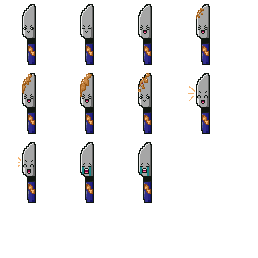
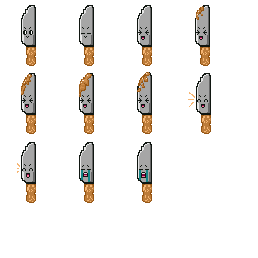
Comparing the layer stacks of the two 258 x 258 images. Changes:
renamed "Rectangle 1" to "Layer 16 Copy 5", painted on it over left=79, top=73, right=94, bottom=134
renamed "Layer 8" to "Layer 8 Copy", moved it above "Layer 16 Copy 4", painted on it over left=21, top=73, right=151, bottom=134
renamed "Layer 7" to "Layer 16 Copy 4", painted on it over left=195, top=4, right=210, bottom=66
renamed "hit004" to "Layer 16 Copy 7", moved it out of group "jam sprite sheet", painted on it over left=92, top=9, right=211, bottom=134
renamed "Layer 14" to "Layer 16 Copy 6", painted on it over left=137, top=5, right=152, bottom=203
renamed "Layer 6" to "Layer 16 Copy 3", moved it above "Layer 5 Copy", painted on it over left=137, top=4, right=152, bottom=66
renamed "Knife hit 1" to "Layer 5 Copy", showed it, moved it above "Layer 16 Copy 11", painted on it over left=79, top=4, right=94, bottom=66
renamed "Hue/Saturation 1" to "Layer 16 Copy 11", painted on it, unmasked it over left=137, top=142, right=152, bottom=203
renamed "Layer 13" to "Layer 16 Copy 10", moved it above "Layer 16 Copy 9", painted on it over left=79, top=142, right=94, bottom=203
renamed "knife win 002" to "Layer 16 Copy 9", moved it out of group "jam sprite sheet", painted on it over left=17, top=132, right=36, bottom=203
renamed "Layer 12" to "Layer 16 Copy 8", moved it above "Layer 16 Copy", painted on it over left=18, top=73, right=211, bottom=203
renamed "knife idle_001 Copy" to "Layer 16 Copy", moved it out of group "jam sprite sheet", painted on it over left=21, top=5, right=36, bottom=66
renamed "Layer 11" to "Layer 16", hid it, moved it above "Rectangle 1", painted on it over left=22, top=4, right=210, bottom=134
renamed "Layer 10" to "Rectangle 1", hid it, moved it above "Knife hit 1", painted on it over left=138, top=73, right=152, bottom=134
renamed "Layer 9" to "Knife hit 1", hid it, moved it above "Layer 3", painted on it over left=80, top=4, right=94, bottom=134
…and 2 more changes (2 removed)
